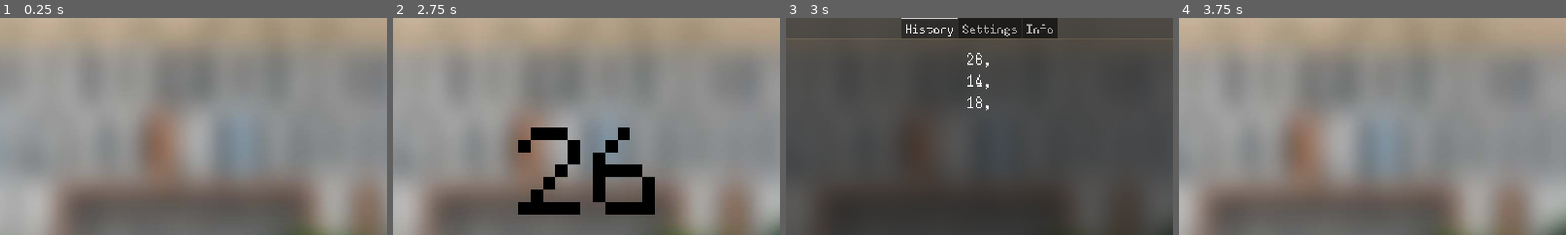
Above: before the commit, frames 1-4 (left to right).
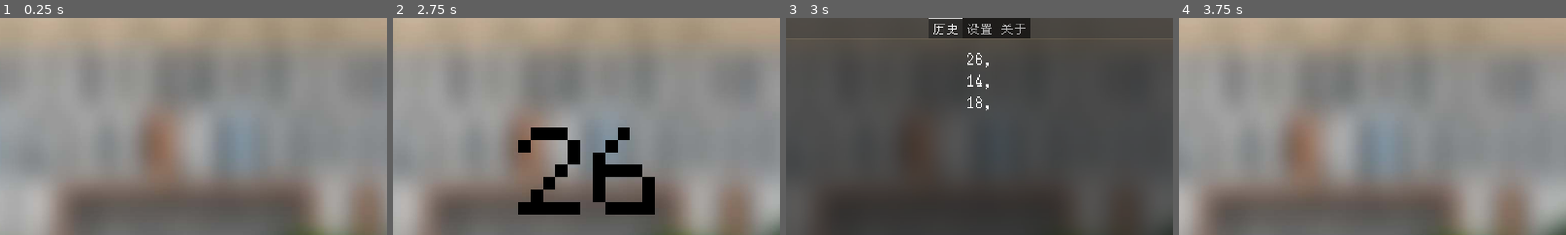
Above: after the commit, the same moments.

Repository: cfrank114/RandomStuPicker
Game: Godot game, scene res://scenes/picker.tscn
The game is run twice, just before and just after one commit, with the same random seed, the same clock (stepped at 60 frames per second) and the same inputs.
Inputs (mouse positions are % of the whole screen's width and height, from its top left):
- Up to frame 1 (0.25 s): no input
- Up to frame 2 (2.75 s): click (50, 90) at 0.5 s; click (50, 90) at 1.25 s; click (50, 90) at 2 s
- Up to frame 3 (3 s): click (92, 90) at 2.75 s
- Up to frame 4 (3.75 s): click (8, 90) at 3.5 s
The pictures show only the part of the screen within x 25-75%, y 0-50%; the shares and areas given below are measured in that part.

Frames 1-2 are identical in both runs. In frame 3, 1.8% of the frame differs, in the area x 29-71%, y 0-10%; in frame 4, nothing differs.

Commit message:
ver1.1
Something not bugfix

Diff:
--- a/data/data.json
+++ b/data/data.json
@@ -1 +1 @@
-{"data":{"constants":{"cp":{"10":[43,48],"15":[39],"17":[48] …(151 unchanged characters)… pt":[6,32,42],"fullscreen":true,"lang":"en","range":[1,49],"res":"1200x720","tab_at_bottom":false}},"version":"1.1"}
+{"data":{"constants":{"cp":{"10":[43,48],"15":[39],"17":[48] …(151 unchanged characters)… pt":[6,32,42],"fullscreen":true,"lang":"zh","range":[1,49],"res":"1200x720","tab_at_bottom":false}},"version":"1.1"}
--- a/globals.gd
+++ b/globals.gd
@@ -18,7 +18,7 @@
 	"960x540":Vector2(960,540)
 }
 
-var lang = ["en","zh"]
+var lang = ["de","en","ja","zh"]
 
 var dest=Vector2(0,0)
 var dest_scale = Vector2(0.3,0.3)
--- /dev/null
+++ b/locales/de_DE.csv
@@ -0,0 +1,29 @@
+id,de
+
+Menu_History,Geschichte
+Menu_Settings,Einstellungen
+Menu_Info,Über
+
+Menu_History_None,Kein Verlauf vorhanden
+
+Menu_Settings_PickerSettings,Extraktionseinstellungen
+Menu_Settings_Range,Bereich
+Menu_Settings_Except,Ausschlüsse
+Menu_Settings_Graphics,Bilder
+Menu_Settings_Resolution,Auflösung
+Menu_Settings_Fullscreen,Vollbild
+Menu_Settings_Allow_Cards,Karten verwenden
+Menu_Settings_Others,Verschiedenes
+Menu_Settings_Translations,Übersetzung
+Menu_Settings_IsTabAtBottom,Einstellungsleiste unten
+Menu_Settings_AutoEraseHistory,Verlauf automatisch leeren
+
+Menu_Info_Info,Über
+Menu_Info_Ver,Version
+Menu_Info_Ver_Software,Softwareversion
+Menu_Info_Ver_Datapack,Datenpaketversion
+Menu_Info_Description,Beschreibung
+Menu_Info_Description_Author,Autor
+Menu_Info_Description_BugReport,Fehlerbericht
+
+Menu_Settings_Changed,Änderungen werden nach dem Neustart der Software wirksam.
--- /dev/null
+++ b/locales/ja_JP.csv
@@ -0,0 +1,29 @@
+id,ja
+
+Menu_History,歴史記録
+Menu_Settings,設定
+Menu_Info,について
+
+Menu_History_None,りれきはありません
+
+Menu_Settings_PickerSettings,ちゅうしゅつせってい
+Menu_Settings_Range,はんい
+Menu_Settings_Except,はいじょ
+Menu_Settings_Graphics,グラフィック
+Menu_Settings_Resolution,解像度
+Menu_Settings_Fullscreen,フルスクリーン
+Menu_Settings_Allow_Cards,カード使用を許可
+Menu_Settings_Others,雑項
+Menu_Settings_Translations,翻訳
+Menu_Settings_IsTabAtBottom,設定バーを下に置く
+Menu_Settings_AutoEraseHistory,履歴を自動消去
+
+Menu_Info_Info,について
+Menu_Info_Ver,バージョン
+Menu_Info_Ver_Software,ソフトウェア
+Menu_Info_Ver_Datapack,データパック
+Menu_Info_Description,説明
+Menu_Info_Description_Author,作者
+Menu_Info_Description_BugReport,エラーレポート
+
+Menu_Settings_Changed,変更はソフトウェアの再起動後に反映されます
--- a/project.godot
+++ b/project.godot
@@ -10,7 +10,7 @@
 
 [application]
 
-config/name="随机选人"
+config/name="RandomStuPicker"
 config/name_localized={
 "zh_CN": "随机选人"
 }
@@ -35,7 +35,7 @@
 
 [internationalization]
 
-locale/translations=PackedStringArray("res://locales/zh_CN.zh.translation", "res://locales/en_US.en.translation")
+locale/translations=PackedStringArray("res://locales/zh_CN.zh.translation", "res://locales/en_US.en.translation", "res://locales/ja_JP.ja.translation", "res://locales/de_DE.de.translation")
 locale/test="en_US"
 locale/fallback="en_US"
 
Not shown, changed: export_presets.cfg
Not shown, added: locales/de_DE.csv.import
Binary file added: locales/de_DE.de.translation
Not shown, added: locales/ja_JP.csv.import
Binary file added: locales/ja_JP.ja.translation
